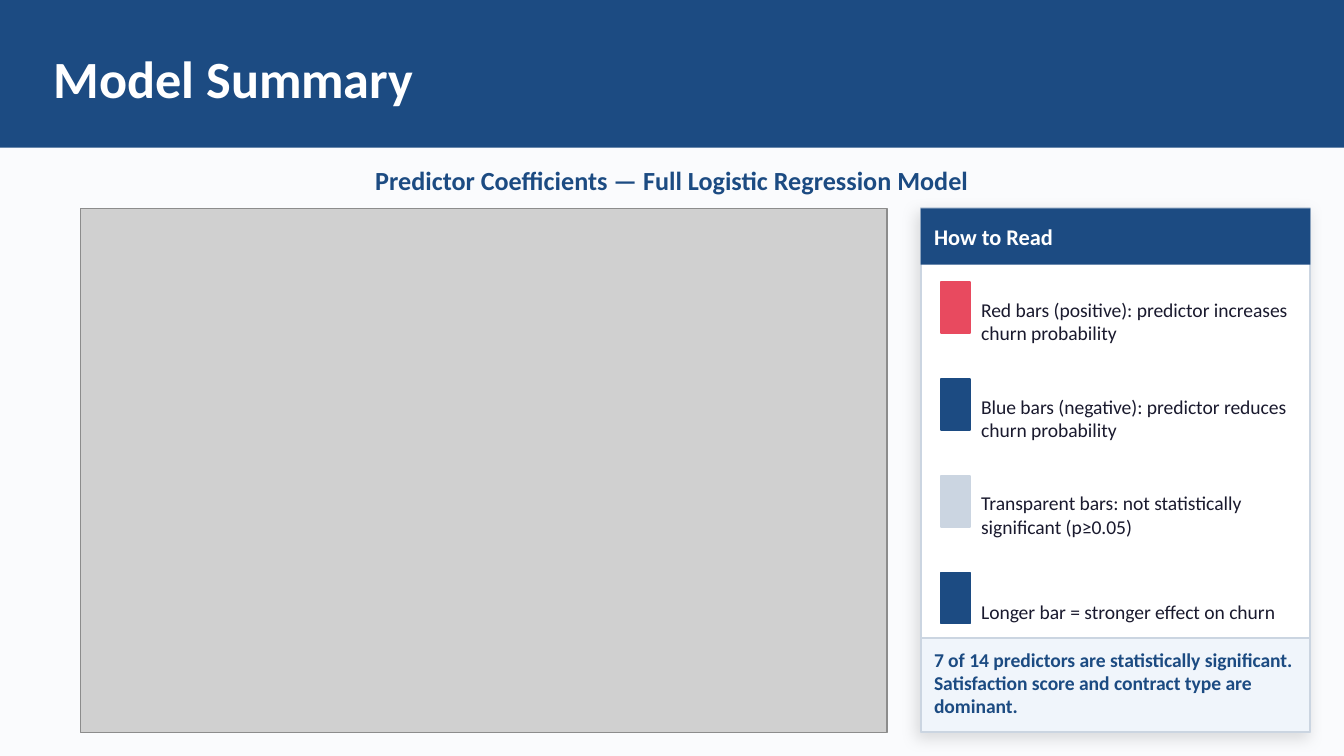
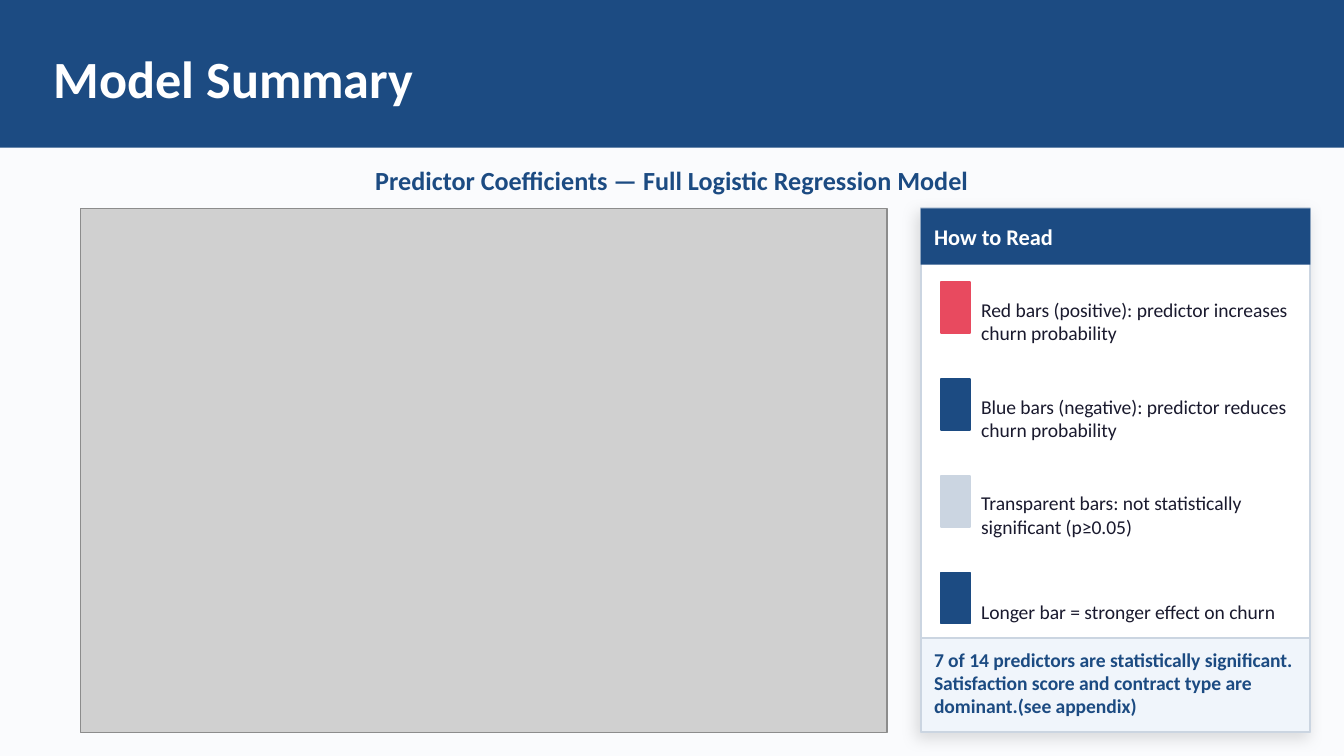
Before and after one commit to Snazz2001/churn_analysis, a slide deck: slide 10 of Churn_Analysis_Presentation-zheng 02-20.pptx (slide 9 before the commit). Drawn at 1344x756 pixels with LibreOffice and Linux fonts; fonts in the diff are those of the drawing; grey boxes stand for pictures. Boxes give left, top, right and bottom in pixels: in the first picture for what was removed or moved away, otherwise in the second. Text is boxed around its words. In the diff, an @@ line names an element or a change of style, - is before the commit and + after.

```diff
--- a/Churn_Analysis_Presentation-zheng 02-20.pptx
+++ b/Churn_Analysis_Presentation-zheng 02-20.pptx
@@ text at [934, 653, 1293, 716]: text changed @@
-7 of 14 predictors are statistically significant. Satisfaction score and contract type are dominant.
+7 of 14 predictors are statistically significant. Satisfaction score and contract type are dominant.(see appendix)
```
Also in this commit, not shown: 7 other slides changed, 1 slide added.
